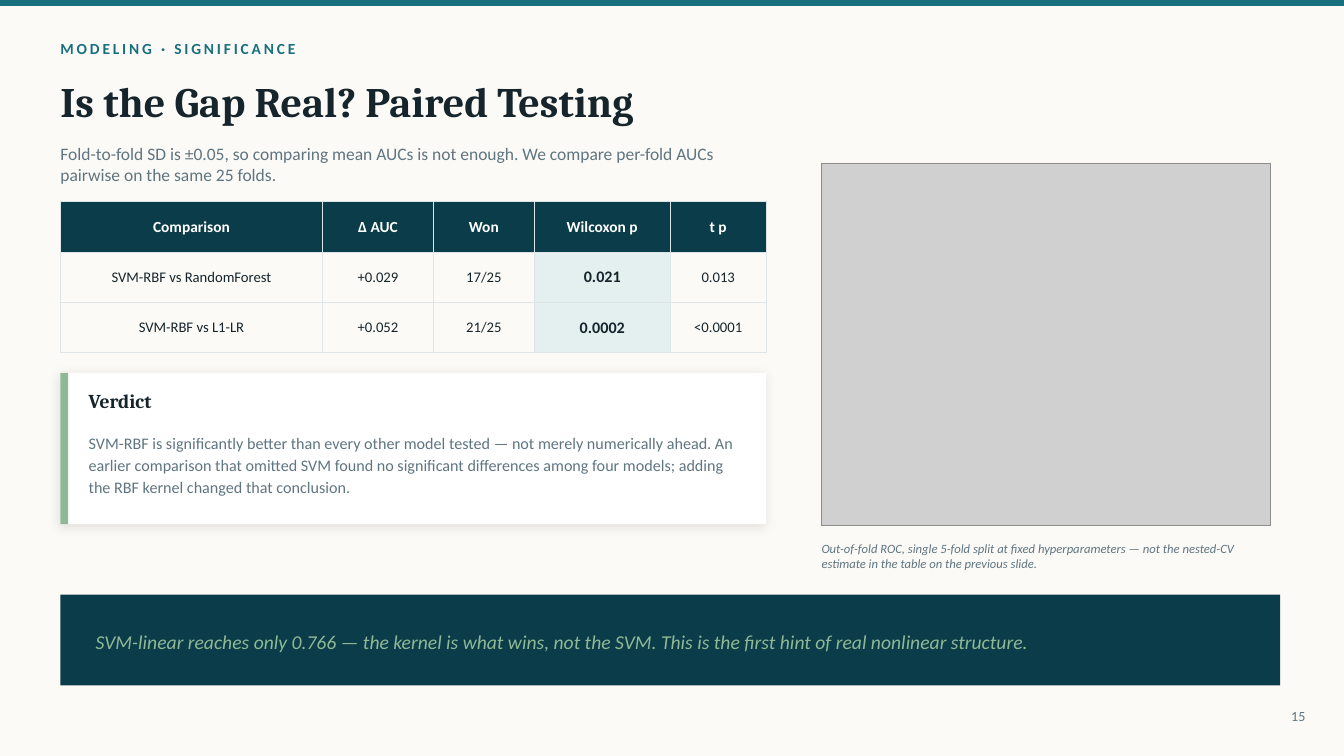
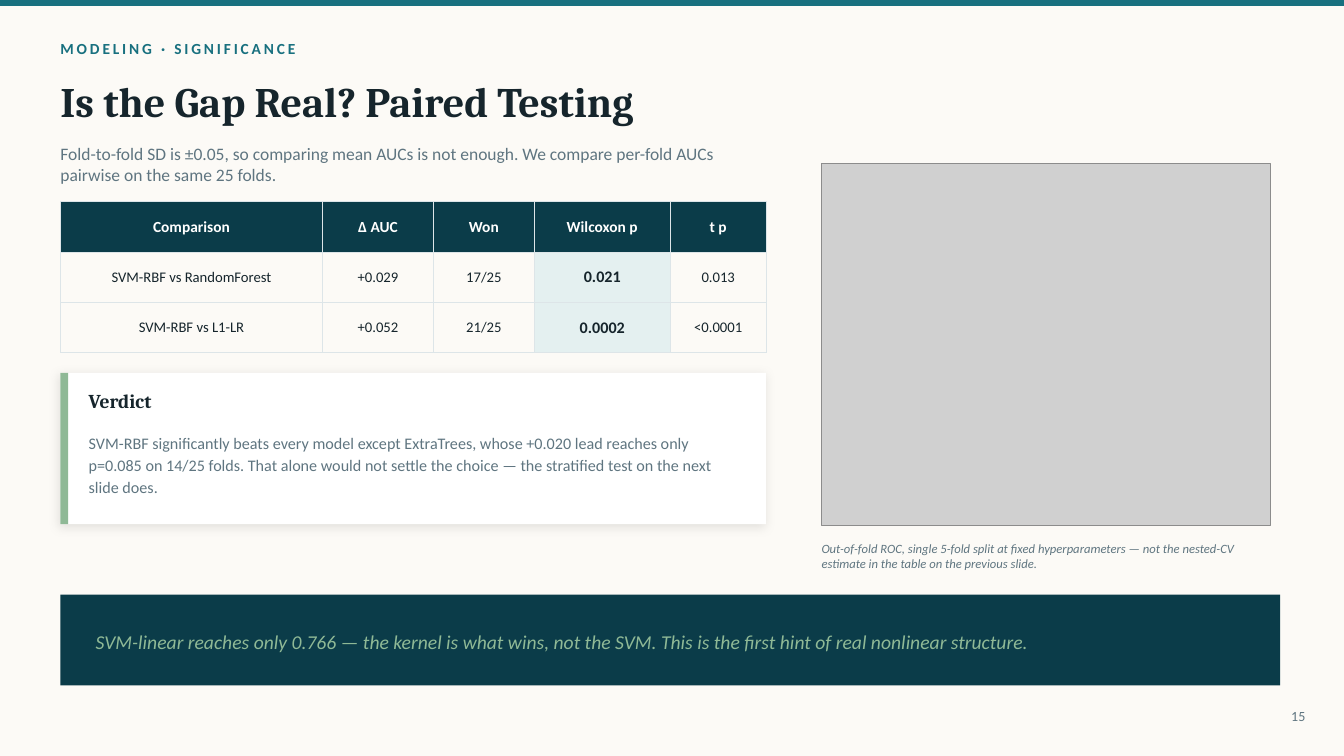
Before and after one commit to pengsihua2023/Christina-machine-learning-project, a slide deck: slide 15 of slides/Influenza_Microbiome_ML_Overview.pptx. Drawn at 1344x756 pixels with LibreOffice and Linux fonts; fonts in the diff are those of the drawing; grey boxes stand for pictures. Boxes give left, top, right and bottom in pixels: in the first picture for what was removed or moved away, otherwise in the second. Text is boxed around its words. In the diff, an @@ line names an element or a change of style, - is before the commit and + after.

```diff
--- a/slides/Influenza_Microbiome_ML_Overview.pptx
+++ b/slides/Influenza_Microbiome_ML_Overview.pptx
@@ text at (x1=89, y1=438, x2=712, y2=493): text changed @@
-SVM-RBF is significantly better than every other model tested — not merely numerically ahead. An earlier comparison that omitted SVM found no significant differences among four models; adding the RBF kernel changed that conclusion.
+SVM-RBF significantly beats every model except ExtraTrees, whose +0.020 lead reaches only p=0.085 on 14/25 folds. That alone would not settle the choice — the stratified test on the next slide does.
```
Also in this commit, not shown: 17 other slides changed, 2 slides added, 1 slide removed, 3 other files.
